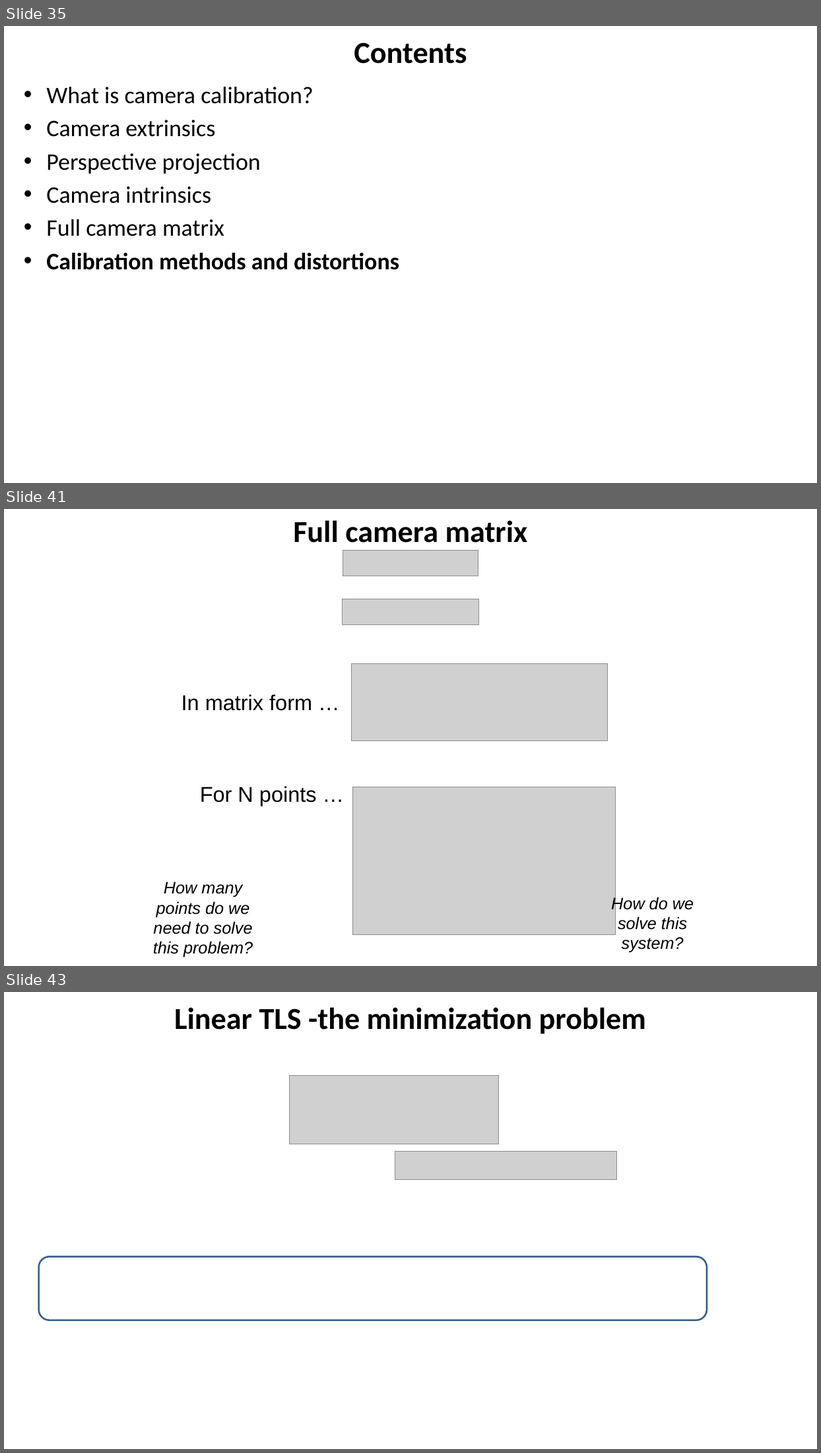
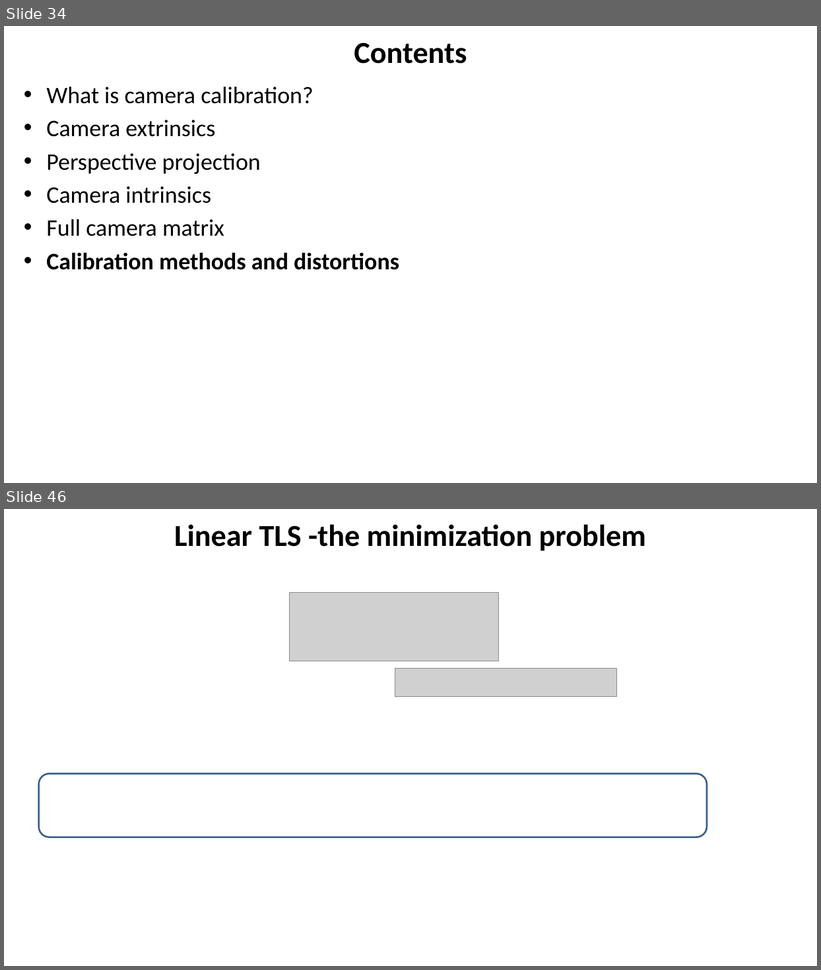
Before and after one commit to YoniChechik/AI_is_Math, a slide deck: c_07_camera_calibration/camera_calibration.pptx. Shown one above the other, each under a label of ours: slides 35, 41 and 43 before the commit, slides 34 and 46 after it; the slides between them are not shown. The pictures are 821x1453 and 821x970 pixels, drawn with LibreOffice and Linux fonts; fonts in the diff are those of the drawing; grey boxes stand for pictures. Boxes give left, top, right and bottom in pixels: in the first picture for what was removed or moved away, otherwise in the second. Text is boxed around its words. In the diff, an @@ line names an element or a change of style, - is before the commit and + after.

```diff
--- a/c_07_camera_calibration/camera_calibration.pptx
+++ b/c_07_camera_calibration/camera_calibration.pptx
@@ slide 41 removed at box(4, 509, 817, 966), background #FFFFFF @@
@@ text removed at box(293, 520, 528, 543) @@
-Full camera matrix
@@ picture removed at box(343, 551, 479, 576) @@
@@ picture removed at box(343, 599, 479, 625) @@
@@ picture removed at box(352, 664, 608, 741) @@
@@ text removed at box(182, 694, 312, 711) @@
-In matrix form …
@@ text removed at box(200, 786, 317, 807) @@
-For N points …
@@ picture removed at box(353, 787, 616, 935) @@
@@ text removed at box(153, 882, 253, 958) @@
-How many points do we need to solve this problem?
@@ text removed at box(611, 896, 694, 953) @@
-How do we solve this system?
@@ what was slide 35 is now slide 34 @@
@@ what was slide 43 is now slide 46 @@
```
Also in this commit, not shown: 8 slides changed, 8 slides added, 5 other slides removed, 6 other files.
